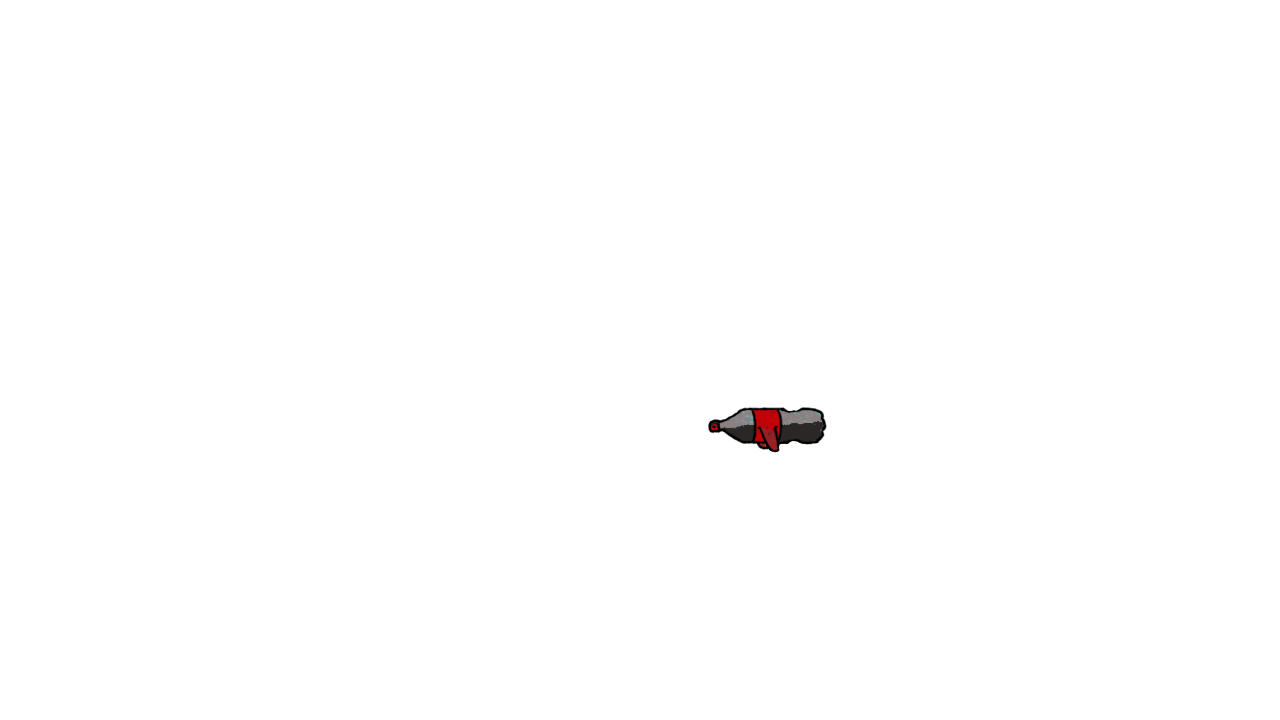
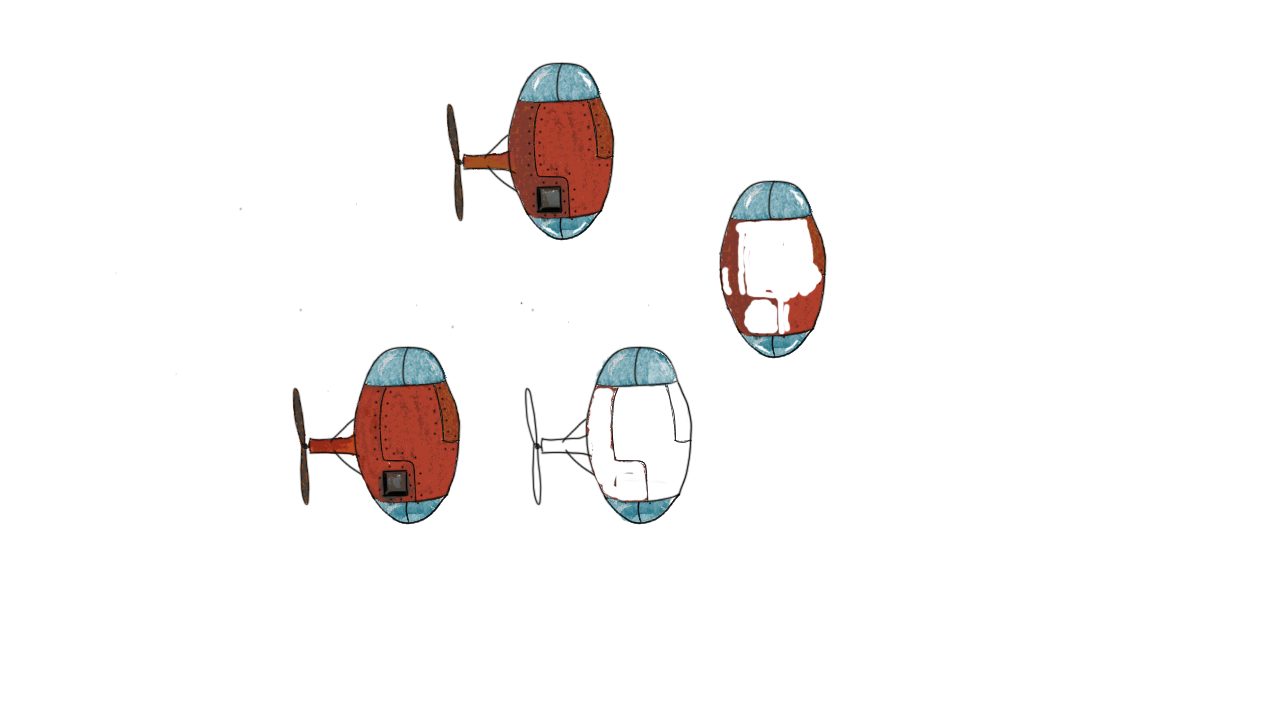
Layered file, before and after one edit (1280x720). Changes by layer:
added layer "Calque 16 copie 2" above "Calque 16 copie" over [327, 145, 829, 501]
showed "Calque 16 copie" over [115, 62, 765, 383]
showed "Calque 16" over [372, 301, 523, 502]
showed "Calque 2" over [175, 304, 461, 525]
showed "Calque 6" over [294, 379, 459, 507]
hid "ennemi_bouteille" over [708, 407, 827, 453]
hid "Calque 11" over [708, 407, 827, 453]
hid "Calque 12" over [752, 409, 781, 451]
hid "Calque 13" over [710, 410, 824, 444]
hid "Calque 14" over [719, 410, 823, 429]
hid "Calque 15" over [721, 409, 823, 434]
showed "Calque 9" over [435, 382, 460, 442]
showed "Calque 7" over [293, 389, 309, 503]
showed "couleur" over [312, 382, 460, 501]
showed "Calque 3" over [308, 382, 458, 501]
showed "Calque 4" over [355, 383, 459, 503]
showed "Calque 17" over [306, 385, 417, 503]
added layer "Calque 2 copie" above "Calque 5" over [407, 304, 693, 525]
showed "Calque 5" over [363, 346, 463, 525]
